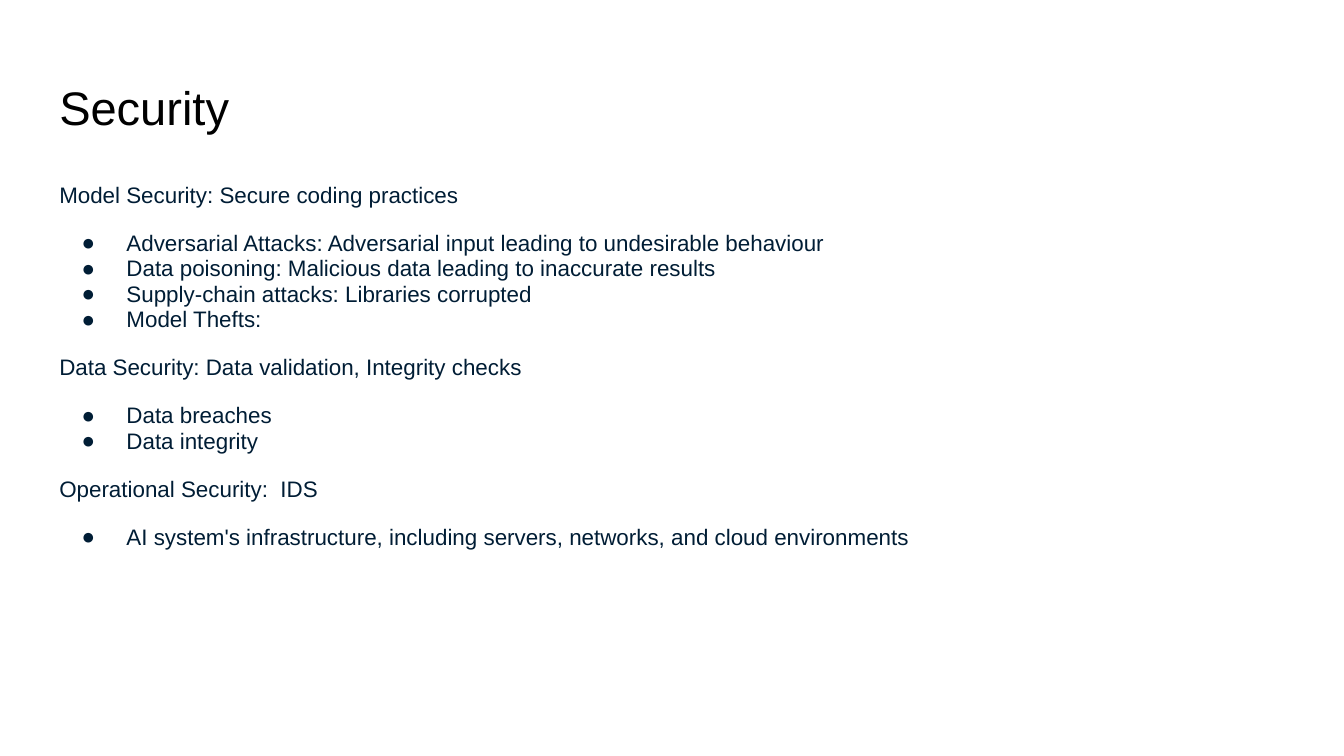
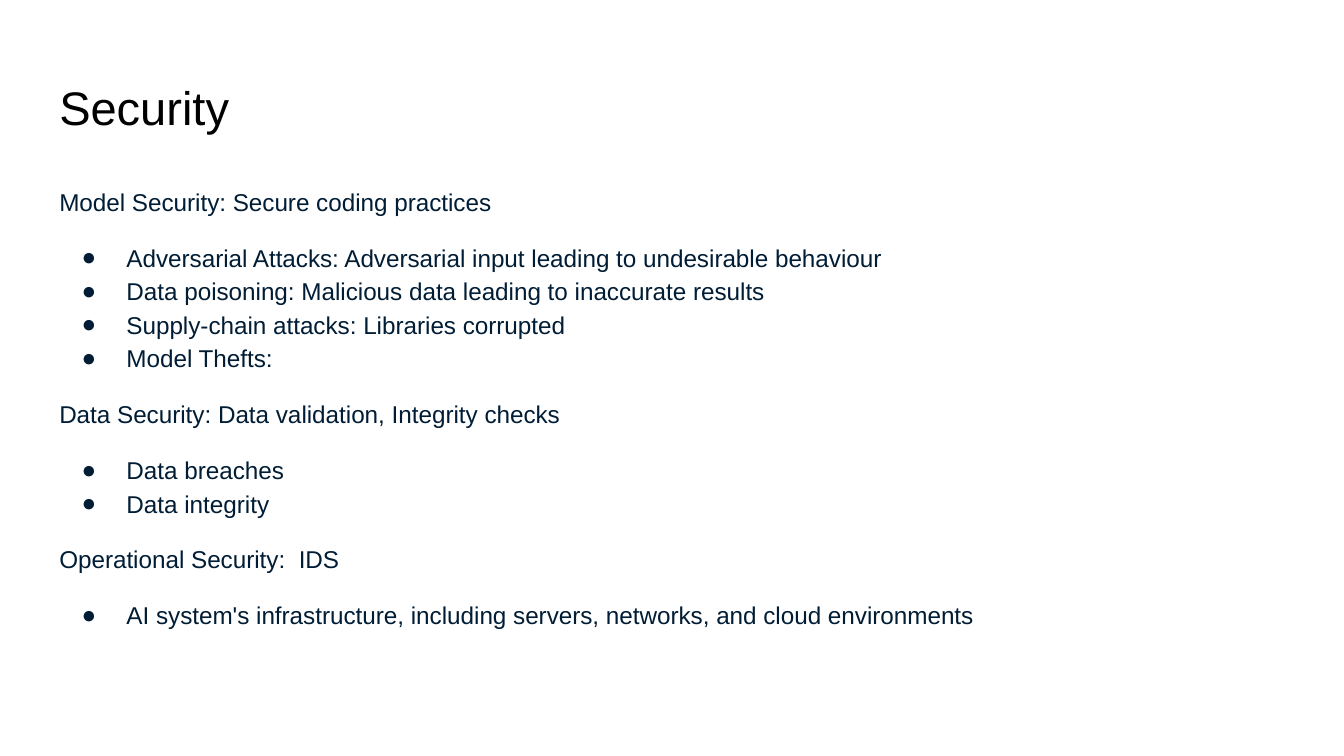
Before and after one commit to SameaSaeed/AI_Notes, a slide deck: slide 14 of 9-Challenges-Responsible-AI.pptx. Drawn at 1344x756 pixels with LibreOffice and Linux fonts; fonts in the diff are those of the drawing. Boxes give left, top, right and bottom in pixels: in the first picture for what was removed or moved away, otherwise in the second. Text is boxed around its words. In the diff, an @@ line names an element or a change of style, - is before the commit and + after.

```diff
--- a/9-Challenges-Responsible-AI.pptx
+++ b/9-Challenges-Responsible-AI.pptx
@@ text "Model Security: Secure coding practices" at [59,193,973,629]: size 12 to 13 pt; line spacing 0.95 to 1.15 @@
```
Also in this commit, not shown: 2 other slides changed.
